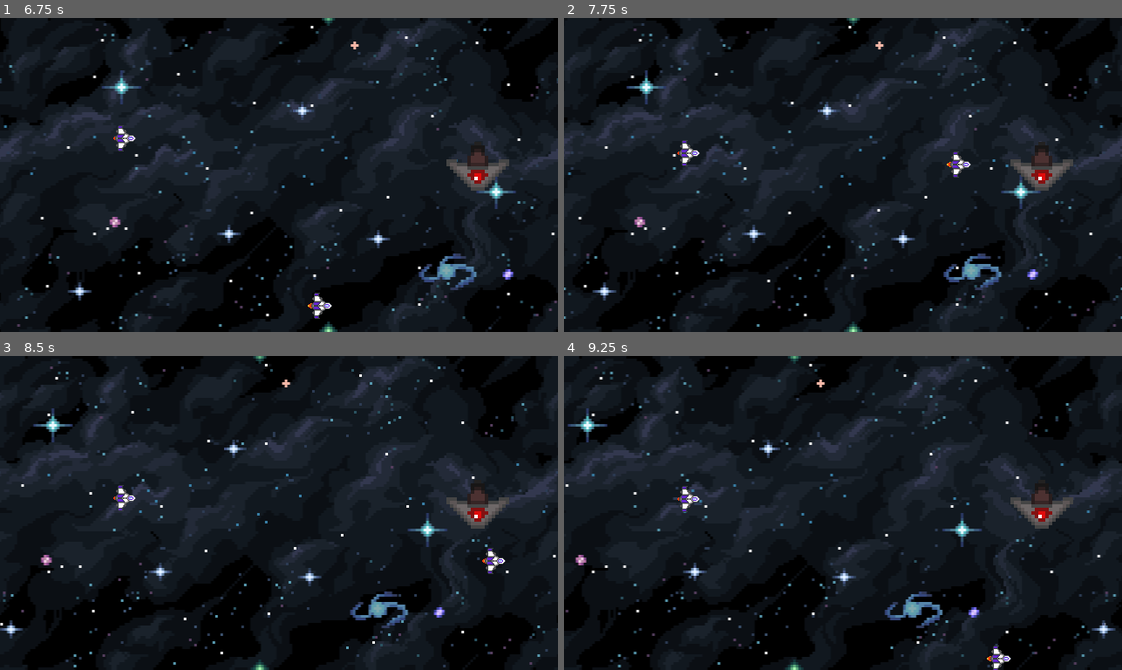
Above: before the commit, frames 1-4 (two rows, left to right).
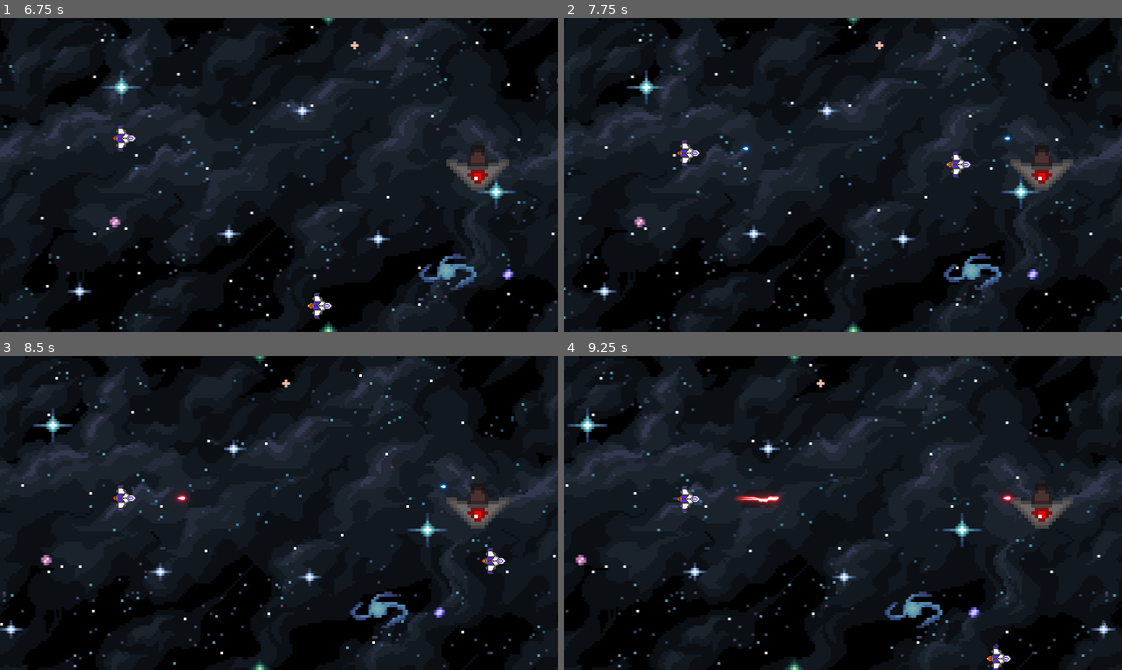
Above: after the commit, the same moments.

Repository: IsThisShadow/DogeFire-Duo
Game: Godot game, scene res://scripts/PlayerScripts/Levels/main.tscn
Two runs of this game, one before a commit and one after it. Both use one fixed random seed, a clock stepped at 60 frames per second and the inputs below.
Inputs:
- Up to frame 1 (6.75 s): hold D (p1_right) 0.53-1.28 s; tap 1 (p2_a) at 0.6, 1.55, 2.3, 3.05, 3.8, 4.55, 5.3, 5.85 s; hold S (p1_down) 1.28-2.03 s; tap H (p1_a) at 1.35 s; hold D (p1_right) 2.03-2.78 s; tap Y (p1_b) at 2.1 s; hold W (p1_up) 2.78-3.53 s; tap U (p1_l1) at 2.85 s; hold A (p1_left) 3.53-5.03 s; tap J (p1_l2) at 3.6 s; tap I (p1_r1) at 4.35 s; hold S (p1_down) 5.03-5.78 s; tap K (p1_r2) at 5.1 s; hold D (p1_right) 5.78-6.53 s; hold W (p1_up) from 6.53 s (still down); tap 4 (p2_b) at 6.6 s
- Up to frame 2 (7.75 s): tap 1 (p2_a) at 6.8, 7.55 s; release W (p1_up) at 7.28 s; hold D (p1_right) from 7.28 s (still down); tap Down (p2_down) at 7.35 s
- Up to frame 3 (8.5 s): release D (p1_right) at 8.03 s; hold S (p1_down) from 8.03 s (still down); tap 5 (p2_l1) at 8.1 s; tap 1 (p2_a) at 8.3 s
- Up to frame 4 (9.25 s): release S (p1_down) at 8.78 s; hold A (p1_left) from 8.78 s (still down); tap 2 (p2_l2) at 8.85 s; tap 1 (p2_a) at 9.05 s

Frame 1 is identical in both runs. In frame 2, less than 0.1% of the frame differs, in the area x 31-81%, y 36-43%; in frame 3, 0.1%; in frame 4, 0.4%, in the area x 30-81%, y 43-49%.

Commit message:
added weapons to player 2

Diff:
--- a/characterBody_P2.gd
+++ b/characterBody_P2.gd
@@ -84,6 +84,10 @@
 	elif Input.is_action_just_pressed("p2_r2"):
 		equip_weapon(5)
 
+	# Weapon firing
+	if Input.is_action_just_pressed("p2_a") and current_weapon_instance and current_weapon_instance.has_method("fire"):
+		current_weapon_instance.fire()
+
 func equip_weapon(index):
 	if current_weapon_index == index:
 		return
